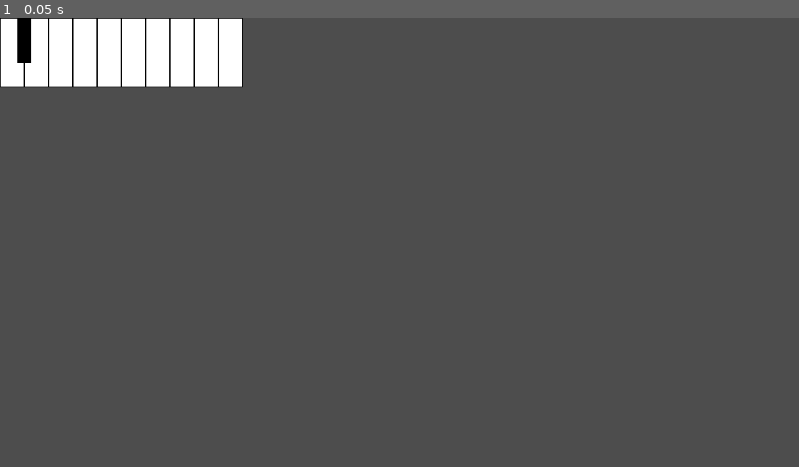
Above: before the commit, frame 1.
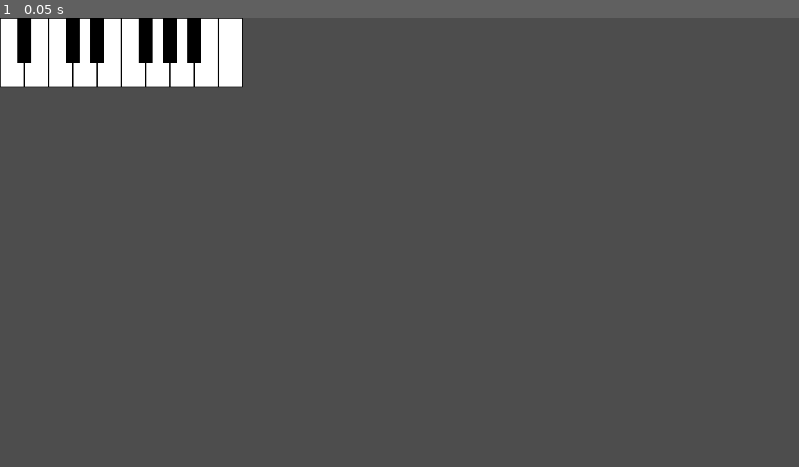
Above: after the commit, the same moment.

Repository: mjXmsdgh/godot_piano
Game: Godot game, scene res://scenes/main.tscn
The game is run twice, just before and just after one commit, with the same random seed, the same clock (stepped at 60 frames per second) and the same inputs. The project has no main scene, so this scene is started directly.
Inputs:
- Up to frame 1 (0.05 s): no input

The runs differ from the first frame. In frame 1, 0.8% of the frame differs, in the area x 8-26%, y 0-11%.

Commit message:
add black key

Diff:
--- a/godot_piano/scenes/main.tscn
+++ b/godot_piano/scenes/main.tscn
@@ -11,9 +11,6 @@
 
 [node name="Key_B3" parent="." instance=ExtResource("2_dp4ux")]
 position = Vector2(35, 0)
-
-[node name="Key_As3" parent="." instance=ExtResource("3_sm2d5")]
-position = Vector2(25, 0)
 
 [node name="Key_C4" parent="." instance=ExtResource("2_dp4ux")]
 position = Vector2(70, 0)
@@ -38,3 +35,21 @@
 
 [node name="Key_C5" parent="." instance=ExtResource("2_dp4ux")]
 position = Vector2(315, 0)
+
+[node name="Key_As3" parent="." instance=ExtResource("3_sm2d5")]
+position = Vector2(25, 0)
+
+[node name="Key_Cs4" parent="." instance=ExtResource("3_sm2d5")]
+position = Vector2(95, 0)
+
+[node name="Key_Ds4" parent="." instance=ExtResource("3_sm2d5")]
+position = Vector2(130, 0)
+
+[node name="Key_Fs4" parent="." instance=ExtResource("3_sm2d5")]
+position = Vector2(200, 0)
+
+[node name="Key_Gs4" parent="." instance=ExtResource("3_sm2d5")]
+position = Vector2(235, 0)
+
+[node name="Key_As4" parent="." instance=ExtResource("3_sm2d5")]
+position = Vector2(270, 0)
--- a/godot_piano/scripts/main.gd
+++ b/godot_piano/scripts/main.gd
@@ -7,13 +7,18 @@
 	$Key_As3.set_freq(233.08)  # A#3 / Bb3 (ラ# / シ♭)
 	$Key_B3.set_freq(246.94)   # B3 (シ)
 	$Key_C4.set_freq(261.63)   # C4 (ド)
+	$Key_Cs4.set_freq(277.18)  # C#4 / Db4 (ド# / レ♭)
 	$Key_D4.set_freq(293.66)   # D4 (レ)
+	$Key_Ds4.set_freq(311.13)  # D#4 / Eb4 (レ# / ミ♭)
 	$Key_E4.set_freq(329.63)   # E4 (ミ)
 	$Key_F4.set_freq(349.23)   # F4 (ファ)
+	$Key_Fs4.set_freq(369.99)  # F#4 / Gb4 (ファ# / ソ♭)
 	$Key_G4.set_freq(392.00)   # G4 (ソ)
+	$Key_Gs4.set_freq(415.30)  # G#4 / Ab4 (ソ# / ラ♭)
 	$Key_A4.set_freq(440.00)   # A4 (ラ) - 基準周波数
+	$Key_As4.set_freq(466.16)  # A#4 / Bb4 (ラ# / シ♭)
 	$Key_B4.set_freq(493.88)   # B4 (シ)
-	$Key_C5.set_freq(523.25)   # C5 (ド) - 中央ド (既に設定済み)
+	$Key_C5.set_freq(523.25)   # C5 (ド) - 中央ド
 
 
 # Called every frame. 'delta' is the elapsed time since the previous frame.
